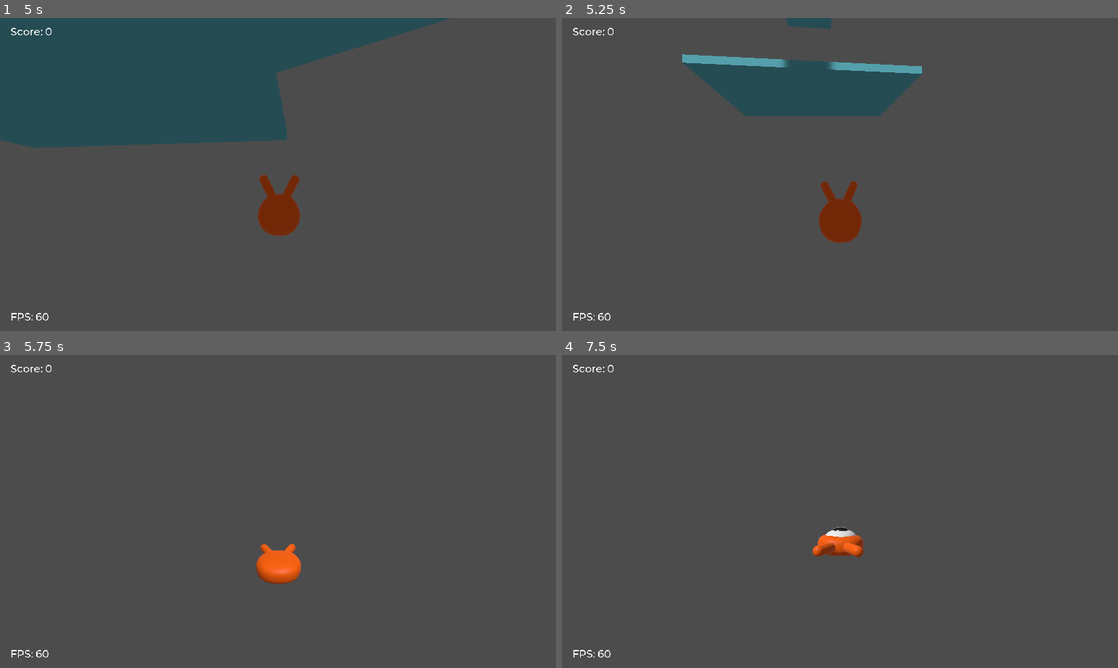
Above: before the commit, frames 1-4 (two rows, left to right).
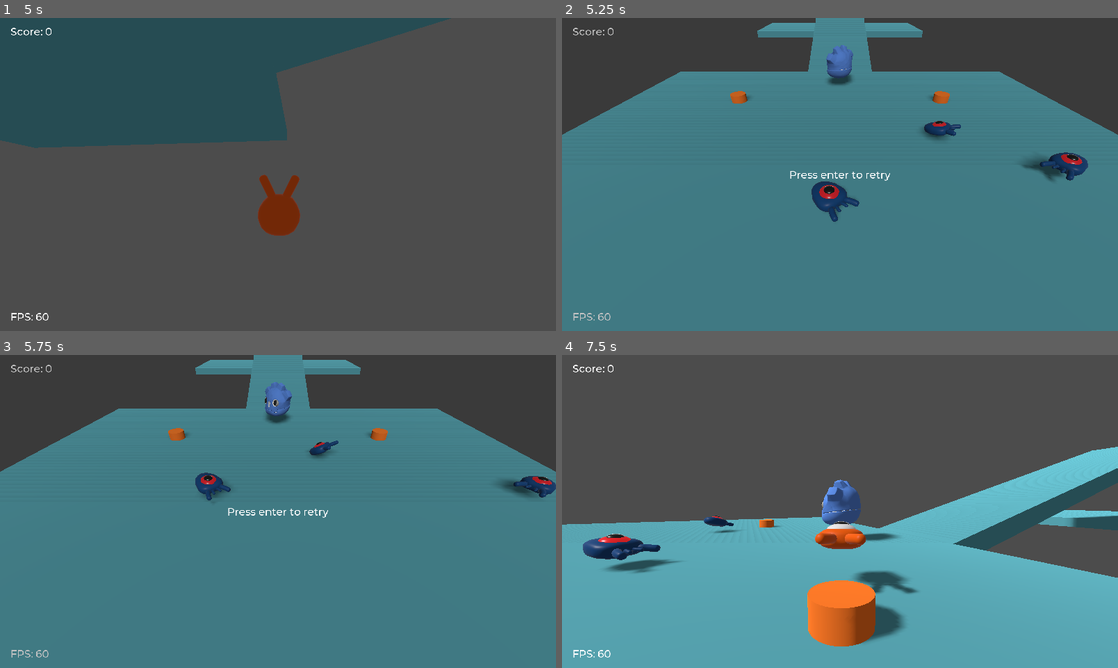
Above: after the commit, the same moments.

Repository: telmotrooper/squash-the-creeps
Game: Godot game, scene res://Main.tscn
Two runs of this game, one before a commit and one after it. Both use one fixed random seed, a clock stepped at 60 frames per second and the inputs below.
Inputs (mouse positions are in pixels of both pictures, inside the frame that each line leads up to):
- Up to frame 1 (5 s): tap Enter (ui_accept) at 0.5 s; move the mouse to (305, 174) at 0.52 s; hold Up (move_forward) from 0.53 s (still down); tap Space (jump) at 0.77, 1.52, 3.02, 3.77, 4.52 s; move the mouse to (250, 174) at 1.27 s; move the mouse to (289, 168) at 2.02 s; move the mouse to (272, 180) at 2.77 s; move the mouse to (316, 177) at 3.52 s; move the mouse to (233, 171) at 4.27 s
- Up to frame 2 (5.25 s): keep holding Up (move_forward); move the mouse to (845, 174) at 5.02 s
- Up to frame 3 (5.75 s): keep holding Up (move_forward)
- Up to frame 4 (7.5 s): tap Enter (ui_accept) at 5.75 s; move the mouse to (817, 505) at 5.77 s; release Up (move_forward) at 5.78 s; hold Right (move_right) 5.78-6.53 s; tap Space (jump) at 6.02, 6.77 s; move the mouse to (867, 511) at 6.52 s; hold Up (move_forward) from 6.53 s (still down); move the mouse to (812, 511) at 7.27 s

Frame 1 is identical in both runs. In frame 2, 82% of the frame differs, in the area x 0-100%, y 0-100%; in frame 3, 81%; in frame 4, 50%.

Commit message:
Fixed bug in out of bounds check

Diff:
--- a/my-3d-squash-the-creeps/Main.tscn
+++ b/my-3d-squash-the-creeps/Main.tscn
@@ -80,7 +80,7 @@
 "players",
 ] instance=ExtResource( 1 )]
 transform = Transform( 1, 0, 0, 0, 1, 0, 0, 0, 1, 0, -0.127, 0.835 )
-collision_mask = 14
+collision_mask = 524302
 
 [node name="CameraPivot" type="Spatial" parent="."]
 transform = Transform( 1, 0, 0, 0, 0.766044, 0.642788, 0, -0.642788, 0.766044, 0, 0, 0 )
